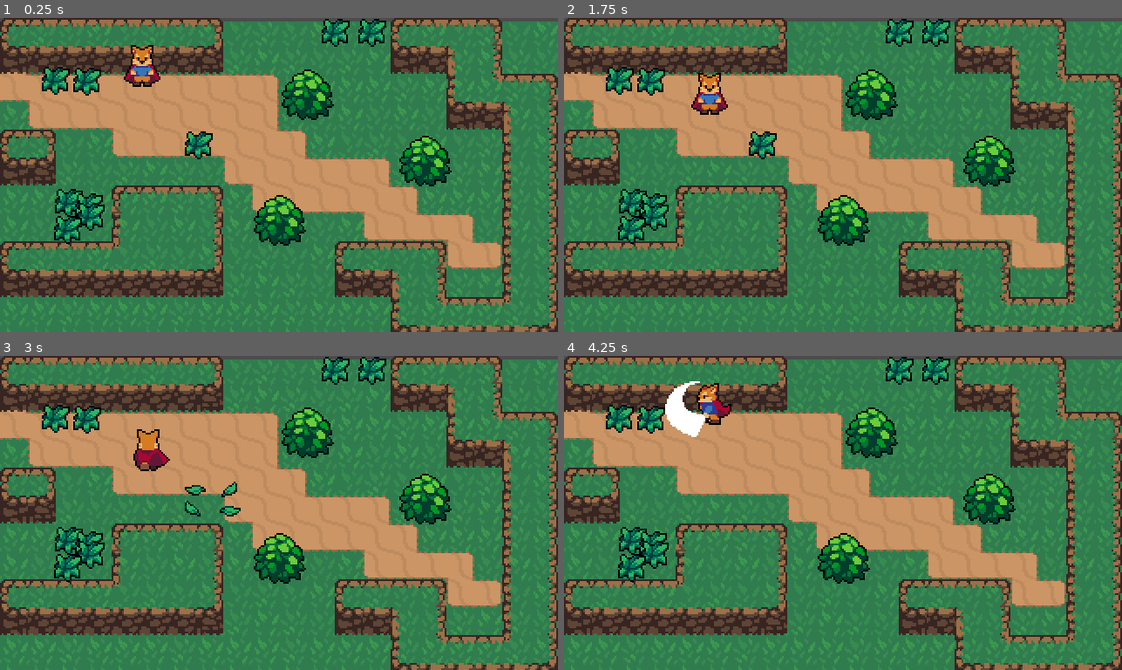
Above: before the commit, frames 1-4 (two rows, left to right).
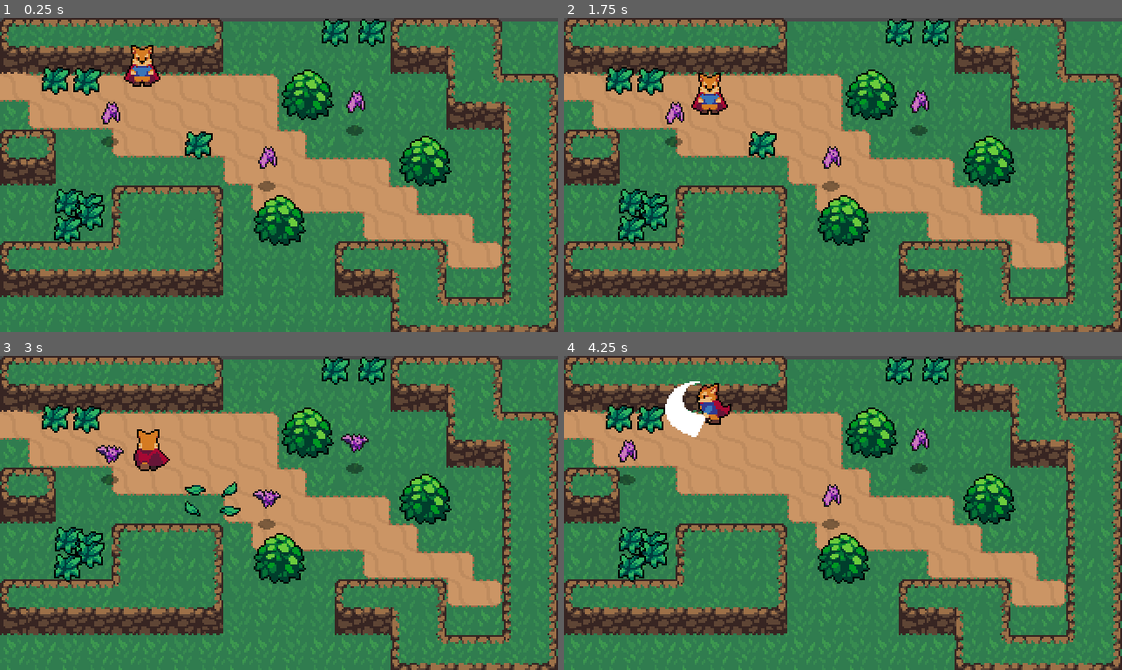
Above: after the commit, the same moments.

Repository: sunsLorenzo/godot_learn
Game: Godot game, scene res://World/world.tscn
Same seed, same stepped clock (60 frames per second), same inputs: the game is played once before the commit and once after it.
Inputs:
- Up to frame 1 (0.25 s): no input
- Up to frame 2 (1.75 s): hold Right (ui_right) 0.53-1.28 s; hold J (attack) 0.53-1.28 s; hold Down (ui_down) from 1.28 s (still down); tap K (roll) at 1.35 s
- Up to frame 3 (3 s): release Down (ui_down) at 2.03 s; hold Right (ui_right) 2.03-2.78 s; hold J (attack) 2.03-2.78 s; hold Up (ui_up) from 2.78 s (still down); tap K (roll) at 2.85 s
- Up to frame 4 (4.25 s): release Up (ui_up) at 3.53 s; hold Left (ui_left) from 3.53 s (still down); hold J (attack) from 3.53 s (still down)

The runs differ from the first frame. In frame 1, 0.7% of the frame differs, in the area x 18-66%, y 23-56%; in frame 2, 0.7%; in frame 3, 0.7%, in the area x 17-67%, y 24-56%; in frame 4, 0.7%.

Commit message:
bat enemy & knock back efect

Diff:
--- /dev/null
+++ b/RPG/Enemies/Bat.gd
@@ -0,0 +1,10 @@
+extends KinematicBody2D
+
+var knockback = Vector2.ZERO
+func _physics_process(delta):
+	knockback = knockback.move_toward(Vector2.ZERO, 300*delta)
+	knockback = move_and_slide(knockback)
+
+func _on_Hurtbox_area_entered(area):
+	knockback = area.knockback_vector * 150  # area 是进入该物体的area (Player 的Hitbox )
+#	queue_free()
--- /dev/null
+++ b/RPG/Enemies/Bat.tscn
@@ -0,0 +1,70 @@
+[gd_scene load_steps=13 format=2]
+
+[ext_resource path="res://Enemies/Bat.png" type="Texture" id=1]
+[ext_resource path="res://Shadows/SmallShadow.png" type="Texture" id=2]
+[ext_resource path="res://Hit_Hurt_boxs/Hurtbox.tscn" type="PackedScene" id=3]
+[ext_resource path="res://Enemies/Bat.gd" type="Script" id=4]
+
+[sub_resource type="AtlasTexture" id=2]
+atlas = ExtResource( 1 )
+region = Rect2( 0, 0, 16, 24 )
+
+[sub_resource type="AtlasTexture" id=3]
+atlas = ExtResource( 1 )
+region = Rect2( 16, 0, 16, 24 )
+
+[sub_resource type="AtlasTexture" id=4]
+atlas = ExtResource( 1 )
+region = Rect2( 32, 0, 16, 24 )
+
+[sub_resource type="AtlasTexture" id=5]
+atlas = ExtResource( 1 )
+region = Rect2( 48, 0, 16, 24 )
+
+[sub_resource type="AtlasTexture" id=6]
+atlas = ExtResource( 1 )
+region = Rect2( 64, 0, 16, 24 )
+
+[sub_resource type="SpriteFrames" id=1]
+animations = [ {
+"frames": [ SubResource( 2 ), SubResource( 3 ), SubResource( 4 ), SubResource( 5 ), SubResource( 6 ) ],
+"loop": true,
+"name": "Fly",
+"speed": 10.0
+} ]
+
+[sub_resource type="CircleShape2D" id=7]
+radius = 4.15159
+
+[sub_resource type="CapsuleShape2D" id=8]
+radius = 7.73653
+height = 2.70553
+
+[node name="Bat" type="KinematicBody2D"]
+collision_layer = 16
+script = ExtResource( 4 )
+
+[node name="AnimatedBatSprite" type="AnimatedSprite" parent="."]
+frames = SubResource( 1 )
+animation = "Fly"
+frame = 4
+playing = true
+offset = Vector2( 0, -12 )
+
+[node name="BatShadow" type="Sprite" parent="."]
+
+[node name="SmallShadow" type="Sprite" parent="BatShadow"]
+texture = ExtResource( 2 )
+
+[node name="CollisionShape2D" type="CollisionShape2D" parent="."]
+shape = SubResource( 7 )
+
+[node name="Hurtbox" parent="." instance=ExtResource( 3 )]
+collision_layer = 8
+
+[node name="CollisionShape2D" parent="Hurtbox" index="0"]
+position = Vector2( 0, -14.0438 )
+shape = SubResource( 8 )
+[connection signal="area_entered" from="Hurtbox" to="." method="_on_Hurtbox_area_entered"]
+
+[editable path="Hurtbox"]
--- /dev/null
+++ b/RPG/Player/SwordHitbox.gd
@@ -0,0 +1,4 @@
+extends Area2D
+
+
+var knockback_vector = Vector2.ZERO
--- a/RPG/Player/player.gd
+++ b/RPG/Player/player.gd
@@ -17,6 +17,8 @@
 onready var  animationPlayer = $AnimationPlayer
 onready var animationTree = $AnimationTree
 onready var animationState = animationTree.get("parameters/playback")
+onready var swordHitbox = $HitboxPivot/SwordHitbox
+
 
 func _ready():
 	animationTree.active = true
@@ -38,6 +40,8 @@
 
 	if input_vector!= Vector2.ZERO:
 		roll_vector = input_vector
+		swordHitbox.knockback_vector = input_vector
+
 		animationTree.set("parameters/Idel/blend_position", input_vector)
 		animationTree.set("parameters/Run/blend_position", input_vector)
 		animationTree.set("parameters/Attack/blend_position", input_vector)
--- a/RPG/Player/player.tscn
+++ b/RPG/Player/player.tscn
@@ -1,8 +1,9 @@
-[gd_scene load_steps=50 format=2]
+[gd_scene load_steps=51 format=2]
 
 [ext_resource path="res://Player/player.gd" type="Script" id=1]
 [ext_resource path="res://Player/Player.png" type="Texture" id=2]
 [ext_resource path="res://Hit_Hurt_boxs/Hitbox.tscn" type="PackedScene" id=3]
+[ext_resource path="res://Player/SwordHitbox.gd" type="Script" id=4]
 
 [sub_resource type="CapsuleShape2D" id=1]
 radius = 3.46019
@@ -650,10 +651,11 @@
 position = Vector2( 0.0897484, 0.717958 )
 collision_layer = 2
 collision_mask = 8
+script = ExtResource( 4 )
 
 [node name="CollisionShape2D" parent="HitboxPivot/SwordHitbox" index="0"]
 position = Vector2( 15.0488, -0.732895 )
-shape = SubResource( 36 )
+shape = SubResource( 46 )
 disabled = true
 
 [editable path="HitboxPivot/SwordHitbox"]
--- a/RPG/World/world.tscn
+++ b/RPG/World/world.tscn
@@ -6,6 +6,7 @@
 [ext_resource path="res://World/DirtTileset.png" type="Texture" id=4]
 [ext_resource path="res://World/CliffTileset.png" type="Texture" id=5]
 [ext_resource path="res://World/grass.tscn" type="PackedScene" id=6]
+[ext_resource path="res://Enemies/Bat.tscn" type="PackedScene" id=7]
 
 [sub_resource type="TileSet" id=1]
 0/name = "DirtTileset.png 0"
@@ -576,3 +577,12 @@
 
 [node name="grass6" parent="ysort/YSort" instance=ExtResource( 6 )]
 position = Vector2( 32.174, 35.7665 )
+
+[node name="Bat" parent="." instance=ExtResource( 7 )]
+position = Vector2( 203.656, 64.7154 )
+
+[node name="Bat2" parent="." instance=ExtResource( 7 )]
+position = Vector2( 153.245, 96.4012 )
+
+[node name="Bat3" parent="." instance=ExtResource( 7 )]
+position = Vector2( 63.0935, 71.1587 )
Not shown: 10 places in RPG/Player/player.tscn that only renumber resources
Not shown: 1 places in RPG/World/world.tscn that only renumber resources
